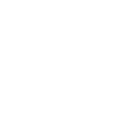
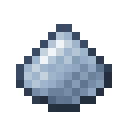
Revision of a layered (128, 128) image; what changed, layer by layer:
added group "osmium" with 3 layers above "platinum" over [16, 24, 112, 112]
added layer "Color Fill 9" (1st of 2, in "osmium") (color) in group "osmium" over [16, 24, 112, 112]
added layer "platinum" (1st of 3, in "osmium") in group "osmium" over [16, 24, 112, 112]
showed group "platinum" (2nd of 3) (2 layers) over [16, 24, 112, 112]
